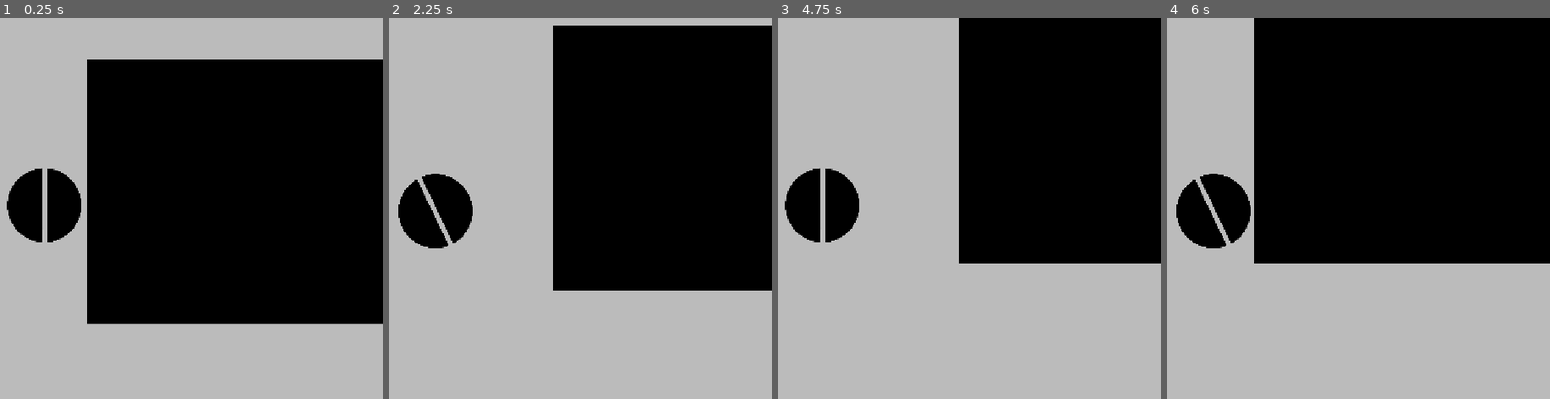
Above: before the commit, frames 1-4 (left to right).
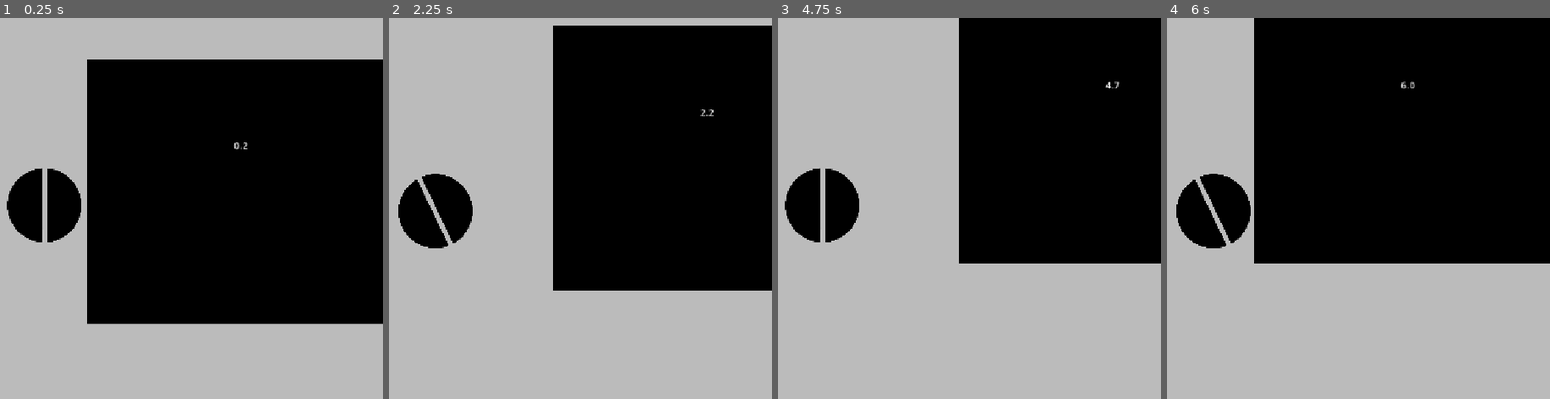
Above: after the commit, the same moments.

Repository: Martycat111/Bingbong
Game: Godot game, scene res://Scenes/game.tscn
Same seed, same stepped clock (60 frames per second), same inputs: the game is played once before the commit and once after it.
Inputs:
- Up to frame 1 (0.25 s): no input
- Up to frame 2 (2.25 s): tap Enter at 0.5 s; hold Right (rotate clockwise) 0.53-1.28 s; tap Left (rotate counterclockwise) at 1.35 s; tap Space (shoot) at 2 s; hold Space (shoot) from 2.03 s (still down)
- Up to frame 3 (4.75 s): release Space (shoot) at 2.78 s; tap Right (rotate clockwise) at 2.85 s; tap Enter at 3.5 s; hold Left (rotate counterclockwise) 3.53-4.28 s; tap Space (shoot) at 4.35 s
- Up to frame 4 (6 s): hold Right (rotate clockwise) 5.03-5.78 s; tap Left (rotate counterclockwise) at 5.85 s

The runs differ from the first frame. In frame 1, less than 0.1% of the frame differs, in the area x 60-65%, y 32-35%; in frame 2, less than 0.1%; in frame 3, less than 0.1%; in frame 4, less than 0.1%, in the area x 60-65%, y 16-19%.

Commit message:
added timer

Diff:
--- a/Scenes/game.tscn
+++ b/Scenes/game.tscn
@@ -2,6 +2,7 @@
 
 [ext_resource type="Texture2D" uid="uid://cfma007p0ttbc" path="res://Assets/gamebg.png" id="1_ebmjs"]
 [ext_resource type="Script" uid="uid://el8evdn3ibff" path="res://Scripts/spawner.gd" id="1_qxrlw"]
+[ext_resource type="Script" uid="uid://dujeoqt0pvva0" path="res://Scenes/label.gd" id="3_wrm1d"]
 
 [sub_resource type="RectangleShape2D" id="RectangleShape2D_2b7dg"]
 size = Vector2(1996.5237, 758.2135)
@@ -34,3 +35,10 @@
 [node name="CollisionShape2D" type="CollisionShape2D" parent="RigidBody2D" unique_id=226997955]
 position = Vector2(-6.5189953, -599.8288)
 shape = SubResource("RectangleShape2D_2b7dg")
+
+[node name="Label" type="Label" parent="." unique_id=2054885134]
+offset_left = 252.0
+offset_top = -119.0
+offset_right = 593.0
+offset_bottom = 30.0
+script = ExtResource("3_wrm1d")
--- /dev/null
+++ b/Scenes/label.gd
@@ -0,0 +1,15 @@
+extends Label
+
+var time = 0
+
+# Called when the node enters the scene tree for the first time.
+func _ready() -> void:
+	pass # Replace with function body.
+
+func round_to_dec(num, digit):
+	return round(num * pow(10.0, digit)) / pow(10.0, digit)
+
+# Called every frame. 'delta' is the elapsed time since the previous frame.
+func _process(delta: float) -> void:
+	time += delta
+	set_text(str(round_to_dec(time, 1)))
Not shown, added: Scenes/label.gd.uid
